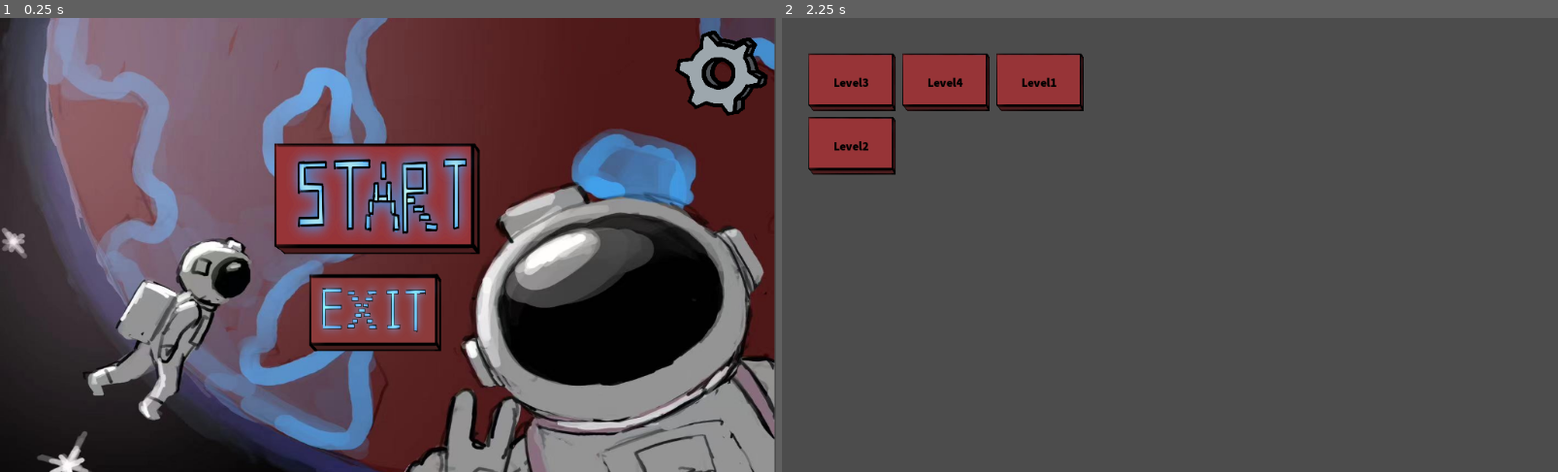
Above: before the commit, frames 1-2 (left to right).
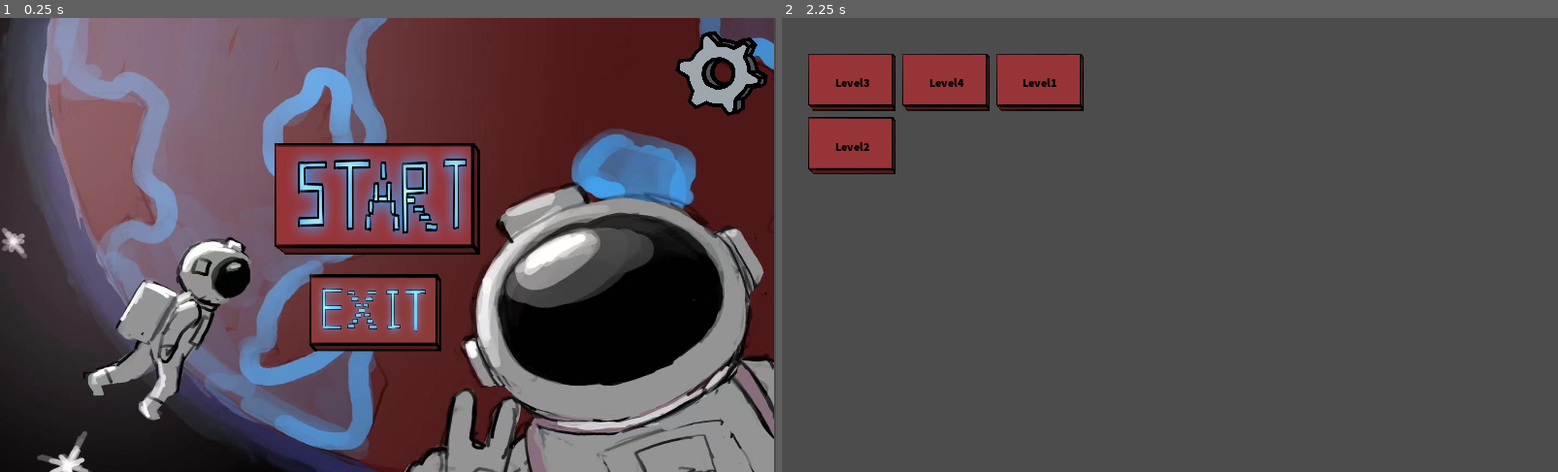
Above: after the commit, the same moments.

Repository: Miiing13/planet-defense
Game: Godot game, scene res://游戏界面/开始界面.tscn
Same seed, same stepped clock (60 frames per second), same inputs: the game is played once before the commit and once after it.
Inputs (mouse positions are in pixels of both pictures, inside the frame that each line leads up to):
- Up to frame 1 (0.25 s): no input
- Up to frame 2 (2.25 s): tap Enter at 0.5, 2 s; move the mouse to (1340, 222) at 0.52 s; click (1340, 222) at 0.6 s; tap Space at 1.25 s; move the mouse to (1014, 267) at 1.27 s; click (1014, 267) at 1.35 s; move the mouse to (1247, 145) at 2.02 s; click (1247, 145) at 2.1 s

The runs differ from the first frame. In frame 1, 0.8% of the frame differs, in the area x 6-100%, y 2-100%; in frame 2, 0.3%.

Commit message:
完成了怪物移动的功能

Diff:
--- a/project.godot
+++ b/project.godot
@@ -12,11 +12,16 @@
 
 config/name="Mygame"
 run/main_scene="res://游戏界面/开始界面.tscn"
-config/icon="res://游戏配置/icon.png"
+config/icon="res://游戏配置/logo.png"
 
 [autoload]
 
-SceneScheduling="*res://自动加载/Scene scheduling.gd"
+SceneScheduling="*res://自动加载/Scenescheduling.gd"
+
+[display]
+
+window/stretch/mode="2d"
+window/stretch/aspect="keep"
 
 [gui]
 
--- a/关卡物体/孵化/孵化器.tscn
+++ b/关卡物体/孵化/孵化器.tscn
@@ -1,11 +1,35 @@
-[gd_scene load_steps=2 format=2]
+[gd_scene load_steps=3 format=2]
 
 [ext_resource path="res://游戏资源/图片/IMG_2203.PNG" type="Texture" id=1]
 
+[sub_resource type="GDScript" id=1]
+script/source = "extends Node2D
+
+var monster1=load(\"res://关卡物体/怪物/怪物1.tscn\")
+
+func HatchOneMonster():
+	var MonsterSample=monster1.instance()
+	SceneScheduling.CurrentLevel.add_child(MonsterSample)
+	var CoordGroup=SceneScheduling.CurrentLevel.GetCoordbyPath(SceneScheduling.CurrentLevel.way1)
+	MonsterSample.PathSetting(CoordGroup)
+
+
+func _on__timeout():
+	HatchOneMonster()
+
+"
+
 [node name="孵化器" type="Node2D"]
+script = SubResource( 1 )
 
-[node name="Img2203" type="Sprite" parent="."]
-scale = Vector2( 0.108, 0.128 )
+[node name="显示" type="Sprite" parent="."]
+position = Vector2( 5, 1.52588e-05 )
+scale = Vector2( 0.121831, 0.129795 )
 texture = ExtResource( 1 )
 region_enabled = true
-region_rect = Rect2( 116.949, 140.61, 890.774, 1022.59 )
+region_rect = Rect2( 24.2009, 20.5003, 1102.48, 782.922 )
+
+[node name="计时器" type="Timer" parent="."]
+autostart = true
+
+[connection signal="timeout" from="计时器" to="." method="_on__timeout"]
--- a/关卡物体/怪物/怪物1.tscn
+++ b/关卡物体/怪物/怪物1.tscn
@@ -1,3 +1,55 @@
-[gd_scene format=2]
+[gd_scene load_steps=9 format=2]
+
+[ext_resource path="res://关卡物体/怪物/游戏素材/未命名作品-2.png" type="Texture" id=1]
+[ext_resource path="res://关卡物体/怪物/游戏素材/未命名作品-3.png" type="Texture" id=2]
+[ext_resource path="res://关卡物体/怪物/游戏素材/未命名作品-4.png" type="Texture" id=3]
+[ext_resource path="res://关卡物体/怪物/游戏素材/未命名作品-5.png" type="Texture" id=4]
+[ext_resource path="res://关卡物体/怪物/游戏素材/未命名作品-6.png" type="Texture" id=5]
+[ext_resource path="res://关卡物体/怪物/游戏素材/未命名作品-1.png" type="Texture" id=6]
+
+[sub_resource type="GDScript" id=2]
+script/source = "extends Node2D
+
+var WalkPath
+var CurrentSignIndex
+var MovingSpeed=100
+
+func PathSetting(CoordGroup):
+	WalkPath=CoordGroup
+	CurrentSignIndex=0
+	position=WalkPath[CurrentSignIndex]
+
+
+func _physics_process(delta):
+	print(WalkPath)
+	if WalkPath!=null:
+
+		var NextIndex=CurrentSignIndex+1
+		if NextIndex<WalkPath.size():
+			if position.distance_to(WalkPath[NextIndex])>2:
+				var MovingDirection:Vector2=WalkPath[NextIndex]-position
+				position+=MovingDirection.normalized()*MovingSpeed*delta
+			else:
+				CurrentSignIndex+=1
+
+
+
+"
+
+[sub_resource type="SpriteFrames" id=1]
+animations = [ {
+"frames": [ ExtResource( 6 ), ExtResource( 1 ), ExtResource( 2 ), ExtResource( 3 ), ExtResource( 4 ), ExtResource( 5 ) ],
+"loop": true,
+"name": "走路",
+"speed": 6.0
+} ]
 
 [node name="怪物" type="Node2D"]
+script = SubResource( 2 )
+
+[node name="动画" type="AnimatedSprite" parent="."]
+scale = Vector2( 0.0679931, 0.0679931 )
+frames = SubResource( 1 )
+animation = "走路"
+frame = 3
+flip_h = true
--- /dev/null
+++ b/关卡物体/路标/路标.tscn
@@ -0,0 +1,10 @@
+[gd_scene load_steps=2 format=2]
+
+[ext_resource path="res://游戏资源/图片/IMG_2203.PNG" type="Texture" id=1]
+
+[node name="路标" type="Node2D"]
+
+[node name="显示" type="Sprite" parent="."]
+texture = ExtResource( 1 )
+region_enabled = true
+region_rect = Rect2( 598.735, 368.585, 15.7457, 18.37 )
--- a/游戏关卡/Level1.tscn
+++ b/游戏关卡/Level1.tscn
@@ -1,11 +1,75 @@
-[gd_scene format=2]
+[gd_scene load_steps=7 format=2]
+
+[ext_resource path="res://关卡物体/地图/地图1.tscn" type="PackedScene" id=1]
+[ext_resource path="res://关卡物体/孵化/孵化器.tscn" type="PackedScene" id=2]
+[ext_resource path="res://关卡物体/据点/据点.tscn" type="PackedScene" id=3]
+[ext_resource path="res://关卡物体/怪物/怪物1.tscn" type="PackedScene" id=4]
+[ext_resource path="res://关卡物体/路标/路标.tscn" type="PackedScene" id=5]
+
+[sub_resource type="GDScript" id=1]
+script/source = "extends Node2D
+
+var way1=[\"路标0\",\"路标2\",\"路标3\",\"路标4\",\"路标5\",\"路标6\",\"路标7\",\"路标8\",\"路标9\",\"路标10\"]
+var way2=[\"路标0\",\"路标2\",\"路标3\",\"路标4\",\"路标5\",\"路标6\",\"路标7\"]
+
+
+func GetCoordbyPath(SignGroup):
+	var CoordGroup=[]
+	for i in SignGroup:
+		var Node=SceneScheduling.CurrentLevel.get_node(\"路径/\"+i)
+		CoordGroup.append(Node.position)
+
+	return CoordGroup
+
+func _init():
+	SceneScheduling.CurrentLevel=self
+
+func _ready():
+	GetCoordbyPath(way1)
+"
 
 [node name="关卡1" type="Node2D"]
+script = SubResource( 1 )
 
-[node name="Label" type="Label" parent="."]
-margin_left = 103.0
-margin_top = 87.0
-margin_right = 178.0
-margin_bottom = 158.0
-custom_colors/font_color = Color( 0, 0, 0, 1 )
-text = "1"
+[node name="地图" parent="." instance=ExtResource( 1 )]
+
+[node name="据点" parent="." instance=ExtResource( 3 )]
+position = Vector2( 69, 157 )
+
+[node name="孵化器" parent="." instance=ExtResource( 2 )]
+position = Vector2( 921, 96 )
+
+[node name="怪物" parent="." instance=ExtResource( 4 )]
+position = Vector2( 1133, 145 )
+
+[node name="路径" type="Node2D" parent="."]
+
+[node name="路标0" parent="路径" instance=ExtResource( 5 )]
+position = Vector2( 925, 142 )
+
+[node name="路标2" parent="路径" instance=ExtResource( 5 )]
+position = Vector2( 817, 142 )
+
+[node name="路标3" parent="路径" instance=ExtResource( 5 )]
+position = Vector2( 817, 468 )
+
+[node name="路标4" parent="路径" instance=ExtResource( 5 )]
+position = Vector2( 580, 473 )
+
+[node name="路标5" parent="路径" instance=ExtResource( 5 )]
+position = Vector2( 574, 102 )
+
+[node name="路标6" parent="路径" instance=ExtResource( 5 )]
+position = Vector2( 319, 102 )
+
+[node name="路标7" parent="路径" instance=ExtResource( 5 )]
+position = Vector2( 316, 453 )
+
+[node name="路标8" parent="路径" instance=ExtResource( 5 )]
+position = Vector2( 135, 453 )
+
+[node name="路标9" parent="路径" instance=ExtResource( 5 )]
+position = Vector2( 133, 163 )
+
+[node name="路标10" parent="路径" instance=ExtResource( 5 )]
+position = Vector2( 51, 163 )
--- a/自动加载/Scene scheduling.gd
+++ b/自动加载/Scenescheduling.gd
@@ -1,5 +1,6 @@
 extends Node
 
+var CurrentLevel
 
 func sceneswich(sceneroute):
 	get_tree().change_scene(sceneroute)
Binary file added: 关卡物体/怪物/游戏素材/未命名作品-1.png
Not shown, changed: 关卡物体/怪物/游戏素材/未命名作品-1.png.import
Binary file added: 关卡物体/怪物/游戏素材/未命名作品-2.png
Not shown, added: 关卡物体/怪物/游戏素材/未命名作品-2.png.import
Binary file added: 关卡物体/怪物/游戏素材/未命名作品-3.png
Not shown, added: 关卡物体/怪物/游戏素材/未命名作品-3.png.import
Binary file added: 关卡物体/怪物/游戏素材/未命名作品-4.png
Not shown, added: 关卡物体/怪物/游戏素材/未命名作品-4.png.import
Binary file added: 关卡物体/怪物/游戏素材/未命名作品-5.png
Not shown, added: 关卡物体/怪物/游戏素材/未命名作品-5.png.import
Binary file added: 关卡物体/怪物/游戏素材/未命名作品-6.png
Not shown, added: 关卡物体/怪物/游戏素材/未命名作品-6.png.import
(and 11 more such lines)
